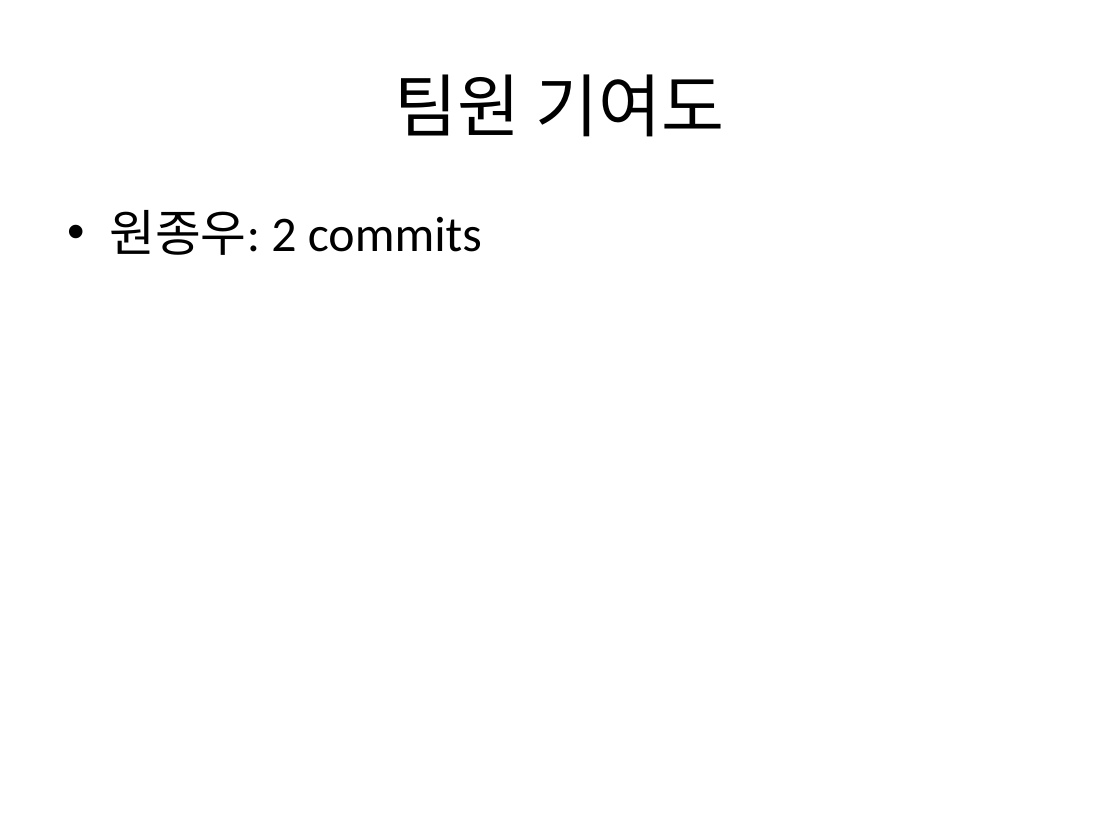
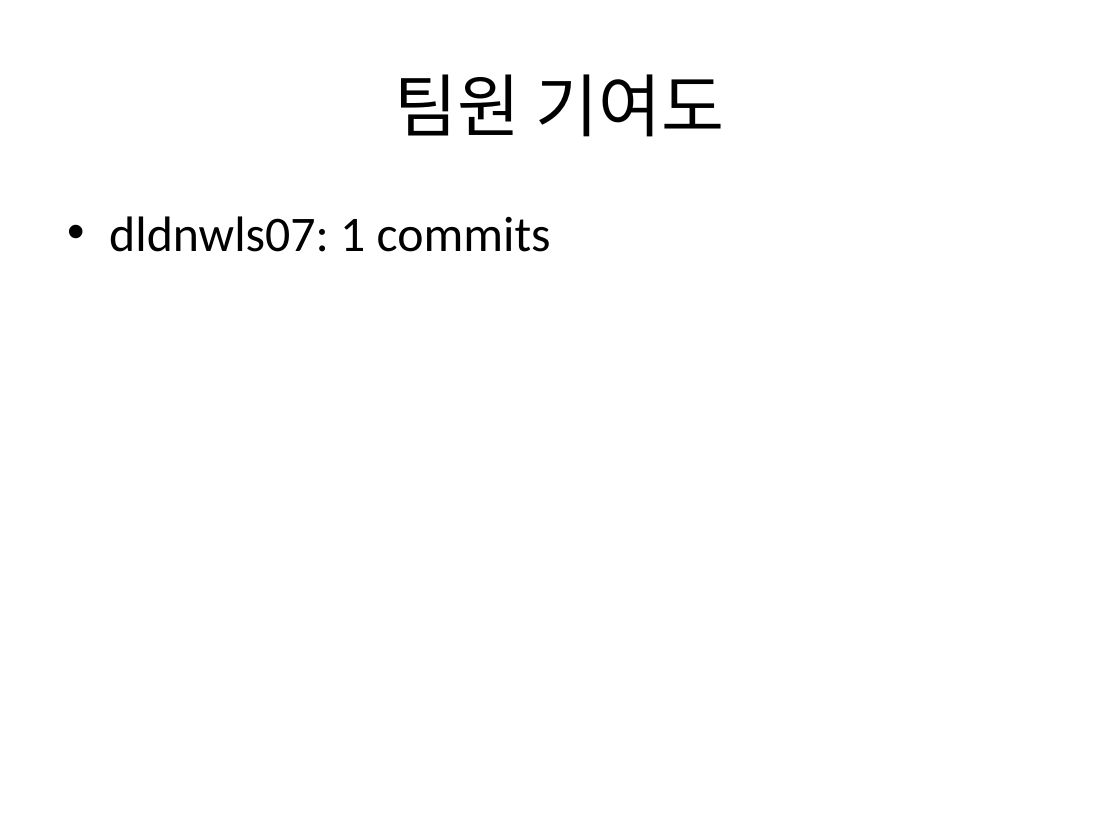
Before and after one commit to Jongwoo0101/worksight-commit-bot, a slide deck: slide 2 of data/commit_report.pptx. Drawn at 1120x840 pixels with LibreOffice and Linux fonts; fonts in the diff are those of the drawing. Boxes give left, top, right and bottom in pixels: in the first picture for what was removed or moved away, otherwise in the second. Text is boxed around its words. In the diff, an @@ line names an element or a change of style, - is before the commit and + after.

Commit message:
feat: target repo 신규 커밋 1건 반영 - feat: pass teamId context to backend services and store event handlers for cross-team state management 작성자: dldnwls07 코드: 768dfb8

```diff
--- a/data/commit_report.pptx
+++ b/data/commit_report.pptx
@@ text at [109,216,551,252]: text changed @@
-• 원종우: 2 commits
+• dldnwls07: 1 commits
```
Also in this commit, not shown: 2 slides added, 1 slide removed, 2 other files.
